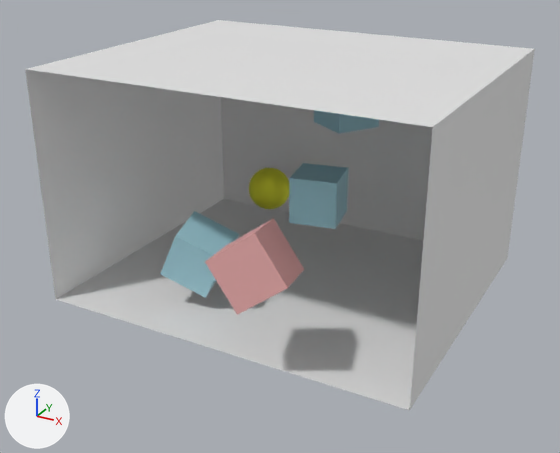
The glTF model portalView.glb: old version first, new version second.
Camera for both pictures: a 50 mm lens placed at (4.77, -8.12, 4.12), pointed at (0.28, 0.04, 0.04). Lighting does not change. The marker at lower left points along +X, +Y and +Z. The picture after the commit comes second. Where no turn or scale is listed for an object, it has been applied to the vertices.

The scene before the commit, as lines of its bpy script (objects in view):
```python
me_cube = bpy.data.meshes.new('Cube')
me_cube.from_pydata(...)  # 8 vertices, 10 faces; spans x -2.47..2.47, y -2.07..2.07, z -1.53..1.53
me_cube.materials.append(mat_material)  # white #e7e7e7
me_cube_001 = bpy.data.meshes.new('Cube.001')
me_cube_001.from_pydata(...)  # a box spanning x -1.0..1.0, y -1.0..1.0, z -1.0..1.0
me_cube_001.materials.append(mat_material_0022)  # cyan #abdbe7
me_cube_002 = bpy.data.meshes.new('Cube.002')
me_cube_002.from_pydata(...)  # 8 vertices, 12 faces; spans x -0.521..0.521, y -0.404..0.404, z -0.505..0.505
me_cube_002.materials.append(mat_material_003)  # pink #e7abaa
me_sphere = bpy.data.meshes.new('Sphere')
me_sphere.from_pydata(...)  # a UV sphere (32 segments, 16 rings, poles along z) spanning x -0.323..0.323, y -0.323..0.323, z -0.323..0.323
me_sphere.materials.append(mat_material_002)  # yellow #e6e743
ob_cube = bpy.data.objects.new('Cube', me_cube)
ob_cube.location = (0.26, 0.46, 0.62)
ob_cube_001 = bpy.data.objects.new('Cube.001', me_cube_001)
ob_cube_001.location = (0.47, 0.8, 0.25)
ob_cube_001.rotation_euler = (0.0, 0.0, -1.383)  # degrees (0, 0, -79)
ob_cube_001.scale = (0.323, 0.323, 0.323)
ob_cube_002 = bpy.data.objects.new('Cube.002', me_cube_001)
ob_cube_002.location = (0.43, 1.71, 1.34)
ob_cube_002.rotation_euler = (0.0, 0.0, -2.131)  # degrees (0, 0, -122)
ob_cube_002.scale = (0.331, 0.331, 0.331)
ob_cube_003 = bpy.data.objects.new('Cube.003', me_cube_001)
ob_cube_003.location = (-0.51, -0.67, -0.25)
ob_cube_003.rotation_euler = (-0.426, 0.108, -1.338)  # degrees (-24, 6.2, -77)
ob_cube_003.scale = (0.331, 0.331, 0.331)
ob_cube_005 = bpy.data.objects.new('Cube.005', me_cube_002)
ob_cube_005.location = (0.91, -1.65, 0.36)
ob_sphere = bpy.data.objects.new('Sphere', me_sphere)
ob_sphere.location = (-0.82, 1.7, -0.18)
```
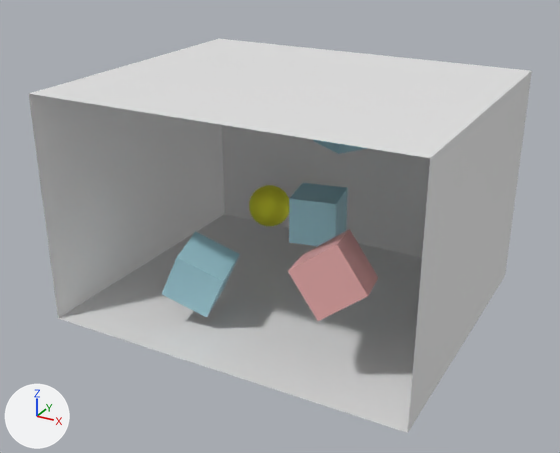
What differs and where, as boxes [x1, y1, x2, y2] in the pictures (560 x 453 px):
'Cube', moved
    before: [25, 20, 535, 410]
    after: [29, 39, 532, 433]
'Cube.005', moved
    before: [205, 218, 304, 315]
    after: [288, 229, 378, 321]
'Cube.003', moved
    before: [160, 211, 239, 298]
    after: [162, 231, 240, 317]
'Cube.001', moved
    before: [289, 163, 348, 229]
    after: [289, 183, 348, 246]
'Sphere', moved
    before: [249, 168, 289, 209]
    after: [249, 185, 289, 226]

What changed in the scene script:
```text
Change ob_cube:
    ob_cube.location: (0.26, 0.46, 0.62) -> (0.26, 0.46, 0.33)
Change ob_cube_001:
    ob_cube_001.location: (0.47, 0.8, 0.25) -> (0.47, 0.8, -0.04)
Change ob_cube_003:
    ob_cube_003.location: (-0.51, -0.67, -0.25) -> (-0.51, -0.67, -0.54)
Change ob_sphere:
    ob_sphere.location: (-0.82, 1.7, -0.18) -> (-0.82, 1.7, -0.47)
Change ob_cube_005:
    ob_cube_005.location: (0.91, -1.65, 0.36) -> (1.5, -0.91, 0.07)
```
